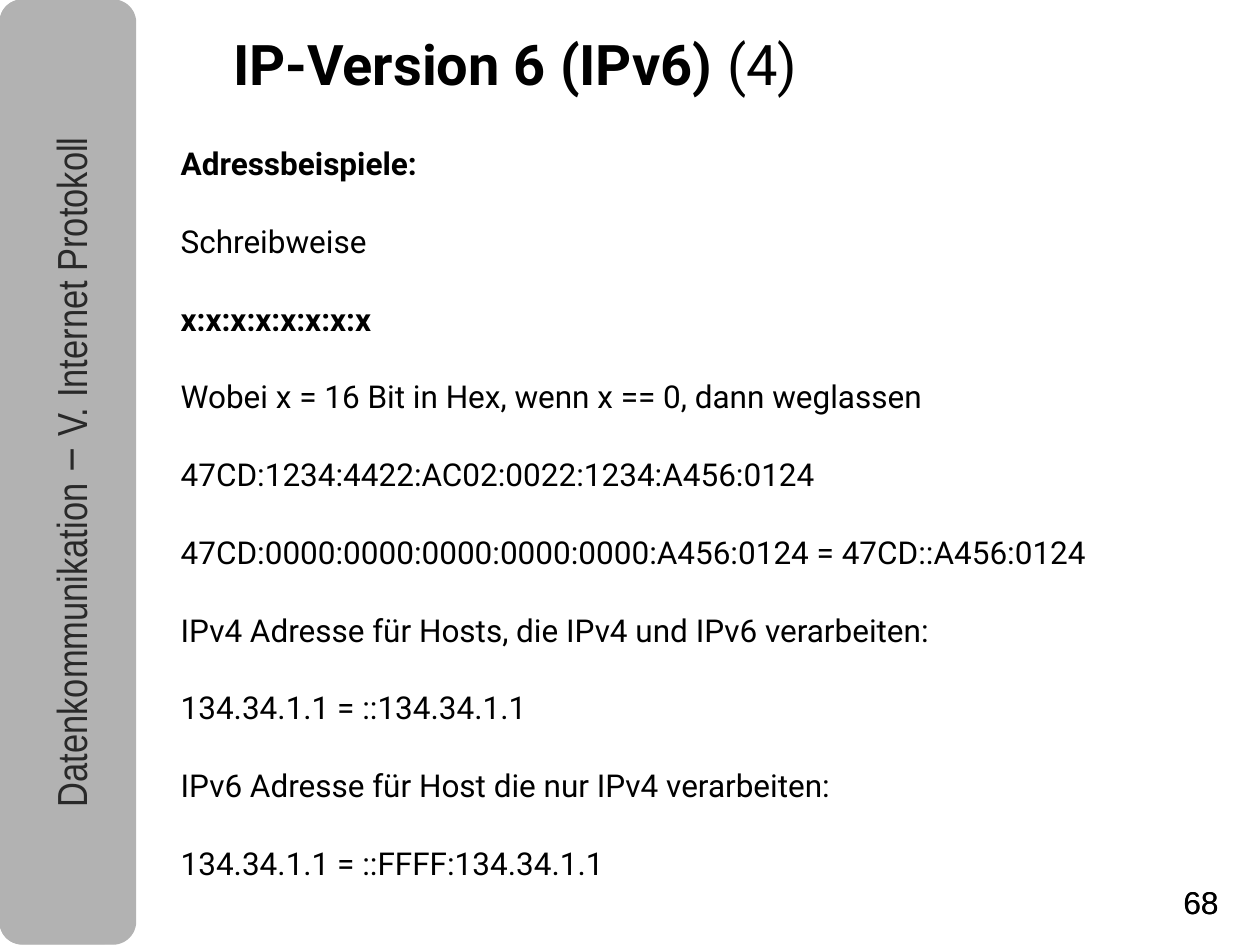
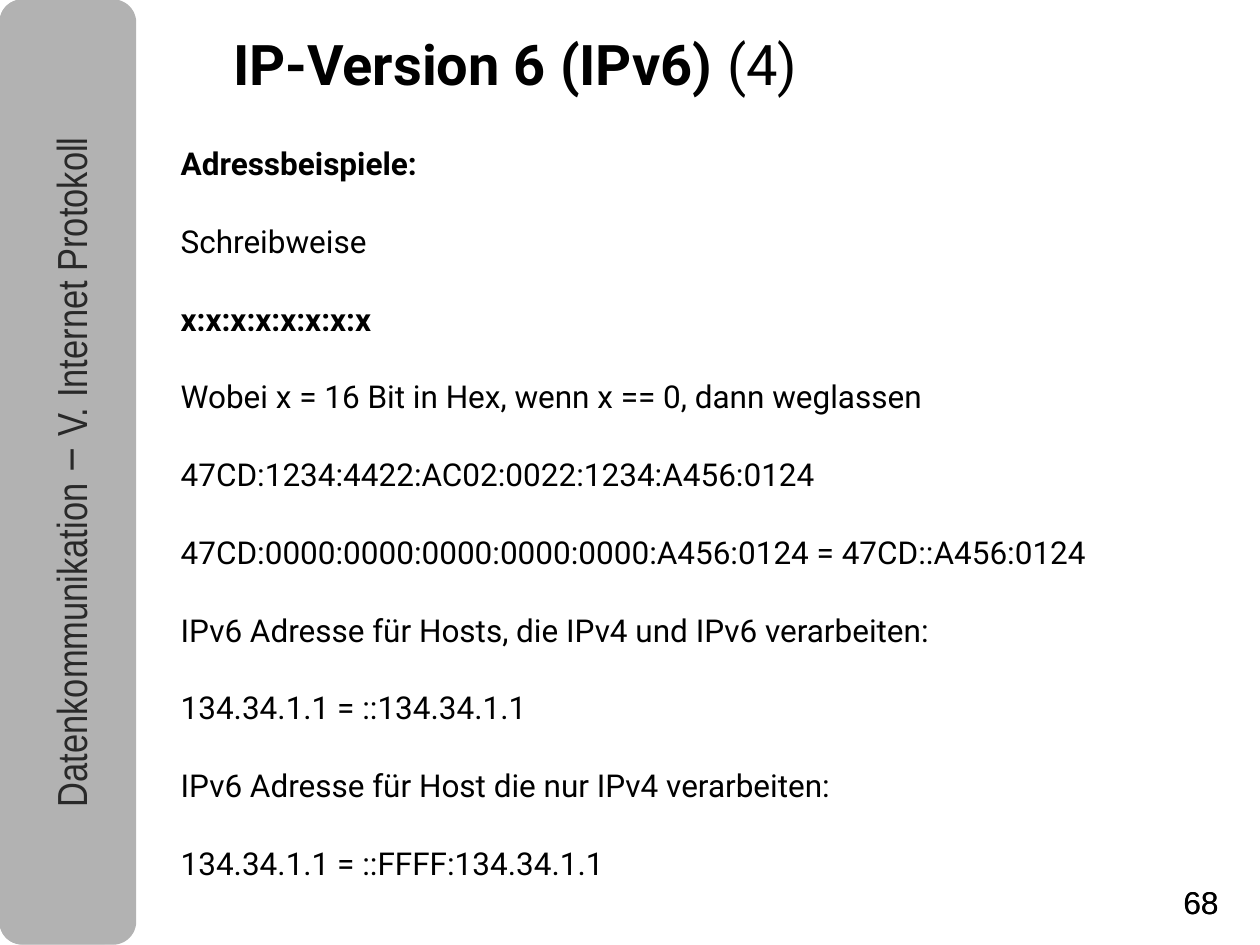
Before and after one commit to tpo/Datenkomm_Skripte, a slide deck: slide 68 of Datenkommunikation_5_Internet_Protokoll_V1.11.odp. Drawn at 1260x945 pixels with LibreOffice and Linux fonts; fonts in the diff are those of the drawing. Boxes give left, top, right and bottom in pixels: in the first picture for what was removed or moved away, otherwise in the second. Text is boxed around its words. In the diff, an @@ line names an element or a change of style, - is before the commit and + after.

```diff
--- a/Datenkommunikation_5_Internet_Protokoll_V1.11.odp
+++ b/Datenkommunikation_5_Internet_Protokoll_V1.11.odp
@@ text at [181, 618, 929, 647]: text changed @@
-IPv4 Adresse für Hosts, die IPv4 und IPv6 verarbeiten:
+IPv6 Adresse für Hosts, die IPv4 und IPv6 verarbeiten:
```
Also in this commit, not shown: 1 other slide changed.
